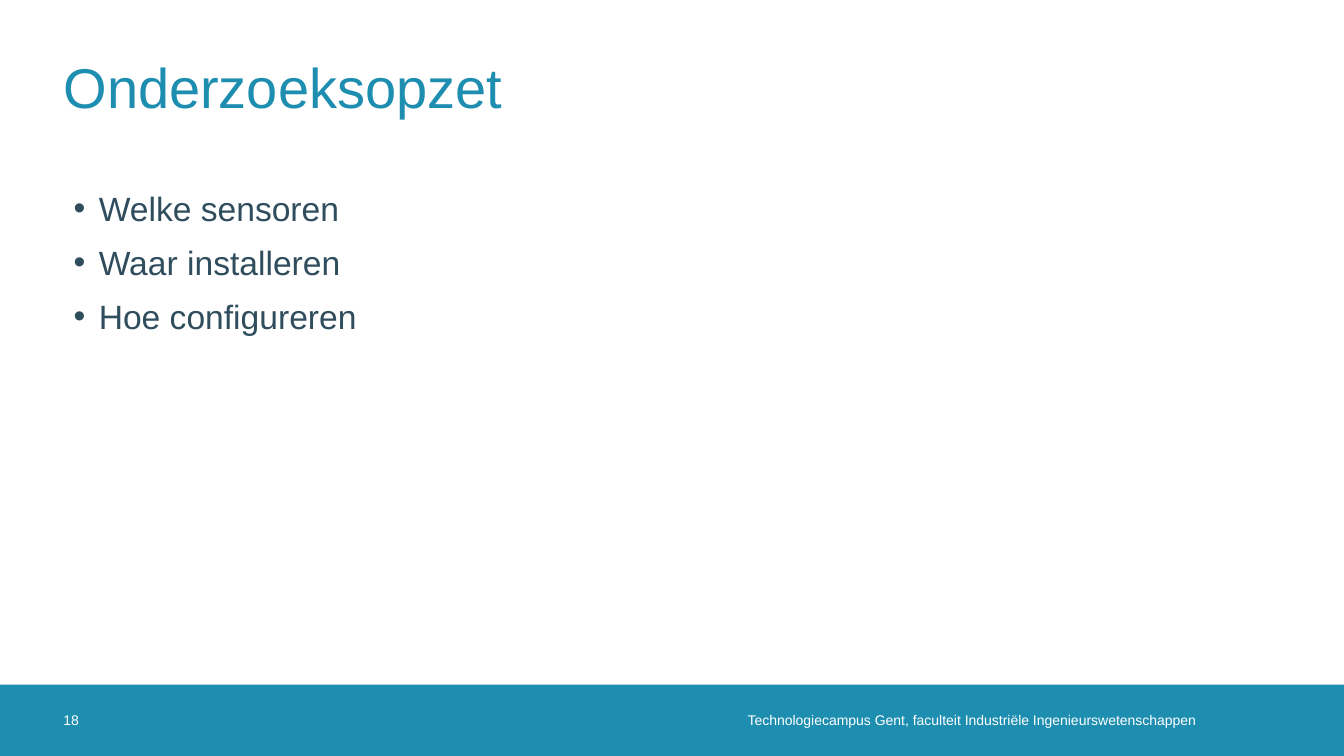
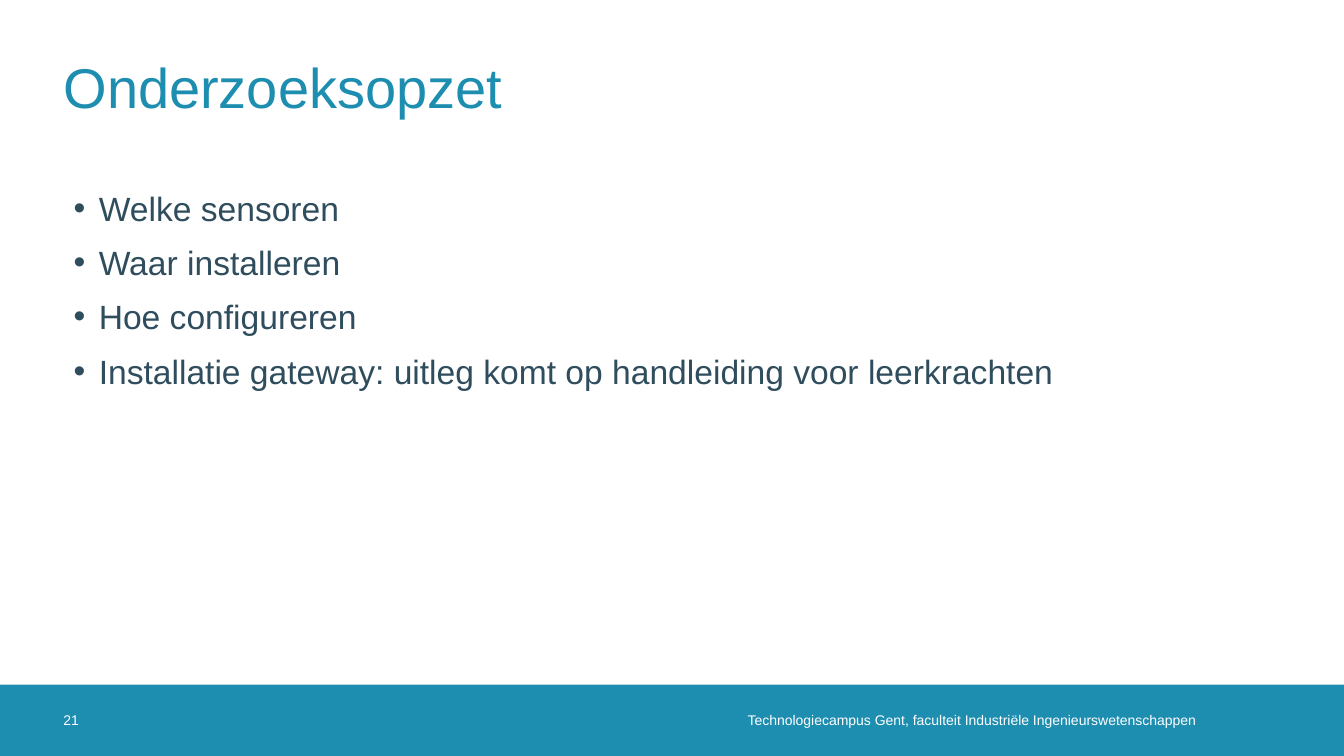
Before and after one commit to dramco-iwast/handleiding-voor-leerkrachten, a slide deck: slide 21 of assets/files/IWAST-bijscholingsmoment.pptx (slide 18 before the commit). Drawn at 1344x756 pixels with LibreOffice and Linux fonts; fonts in the diff are those of the drawing; background and template pictures are left out. Boxes give left, top, right and bottom in pixels: in the first picture for what was removed or moved away, otherwise in the second. Text is boxed around its words. In the diff, an @@ line names an element or a change of style, - is before the commit and + after.

```diff
--- a/assets/files/IWAST-bijscholingsmoment.pptx
+++ b/assets/files/IWAST-bijscholingsmoment.pptx
@@ text at [99, 359, 1053, 391]: paragraph added @@
+• Installatie gateway: uitleg komt op handleiding voor leerkrachten
@@ page number at [63, 715, 79, 725]: text changed @@
-18
+21
```
Also in this commit, not shown: 2 other slides changed, 3 slides added.
